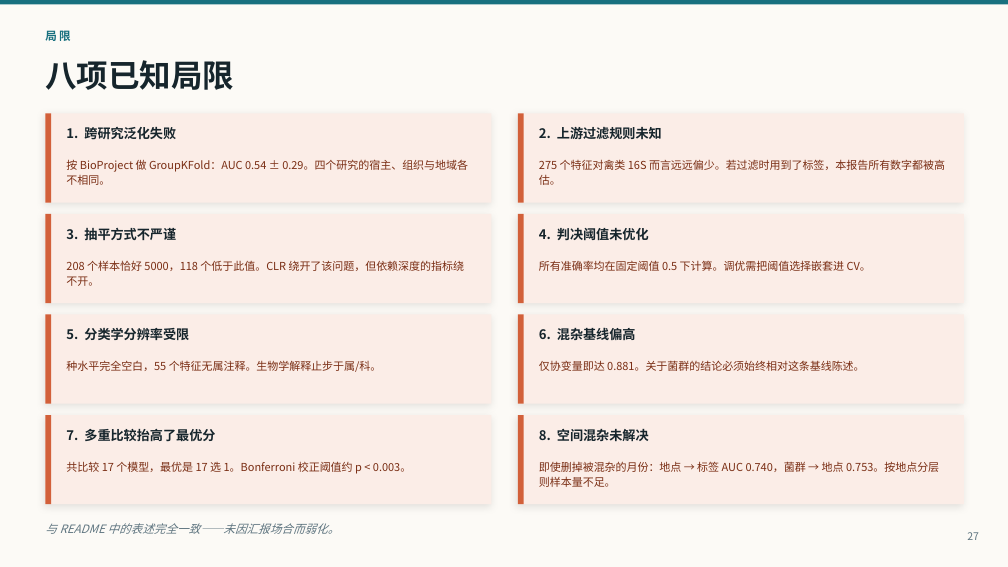
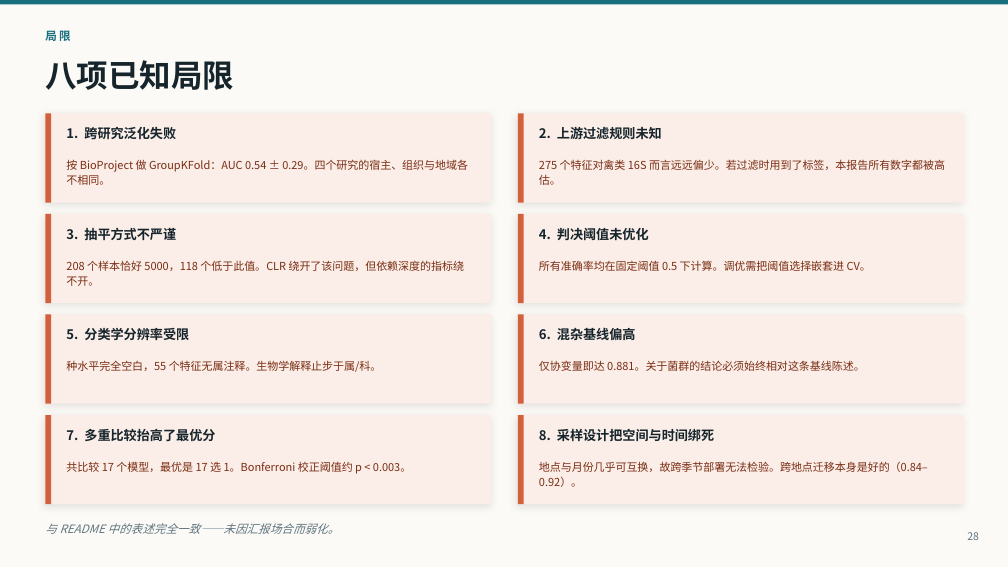
Before and after one commit to pengsihua2023/Christina-machine-learning-project, a slide deck: slide 28 of slides/Influenza_Microbiome_ML_Overview_ZH.pptx (slide 27 before the commit). Drawn at 1008x567 pixels with LibreOffice and Linux fonts; fonts in the diff are those of the drawing. Boxes give left, top, right and bottom in pixels: in the first picture for what was removed or moved away, otherwise in the second. Text is boxed around its words. In the diff, an @@ line names an element or a change of style, - is before the commit and + after.

```diff
--- a/slides/Influenza_Microbiome_ML_Overview_ZH.pptx
+++ b/slides/Influenza_Microbiome_ML_Overview_ZH.pptx
@@ text at (x1=539, y1=429, x2=714, y2=441): text changed @@
-8. 空间混杂未解决
+8. 采样设计把空间与时间绑死
@@ text at (x1=539, y1=461, x2=928, y2=487): text changed @@
-即使删掉被混杂的月份：地点 → 标签 AUC 0.740，菌群 → 地点 0.753。按地点分层则样本量不足。
+地点与月份几乎可互换，故跨季节部署无法检验。跨地点迁移本身是好的（0.84–0.92）。
@@ text at (x1=967, y1=532, x2=979, y2=540): text changed @@
-27
+28
```
Also in this commit, not shown: 5 other slides changed, 1 slide added, 13 other files.
